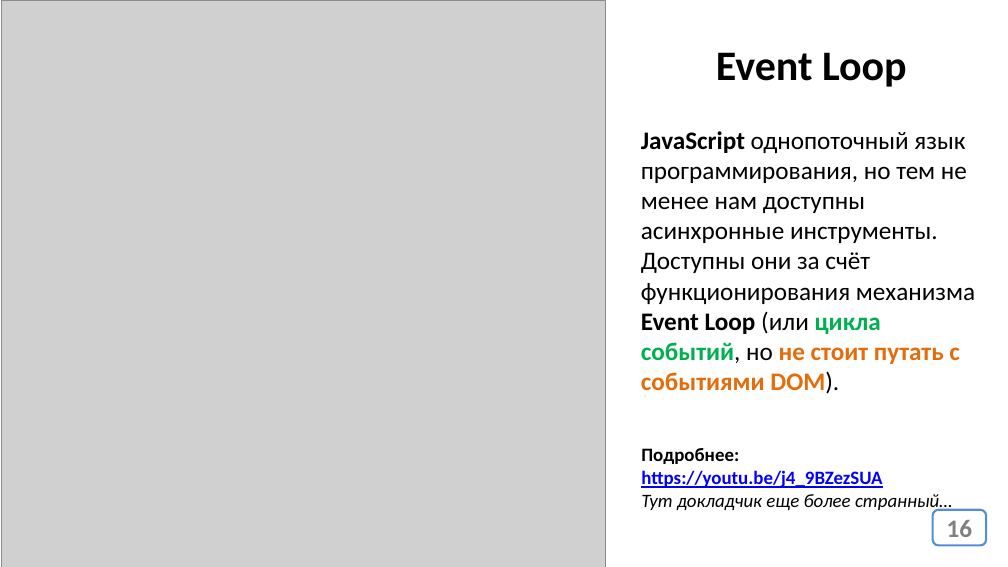
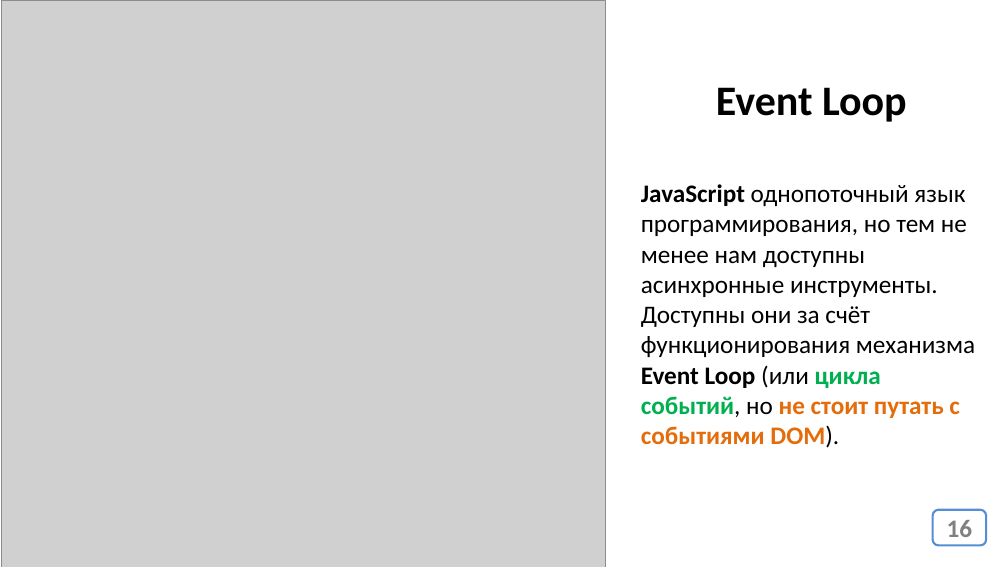
Before and after one commit to js-14-ort-dnipro/lesson02, a slide deck: slide 16 of lesson02.pptx. Drawn at 1008x567 pixels with LibreOffice and Linux fonts; fonts in the diff are those of the drawing; grey boxes stand for pictures. Boxes give left, top, right and bottom in pixels: in the first picture for what was removed or moved away, otherwise in the second. Text is boxed around its words. In the diff, an @@ line names an element or a change of style, - is before the commit and + after.

```diff
--- a/lesson02.pptx
+++ b/lesson02.pptx
@@ title "Event Loop": place and size @@
-title "Event Loop" at (716, 52, 907, 87)
+title "Event Loop" at (716, 87, 907, 122)
@@ text "JavaScript однопоточный язык программирования, но ...": place and size @@
-text "JavaScript однопоточный язык программирования, но ..." at (641, 131, 975, 394)
+text "JavaScript однопоточный язык программирования, но ..." at (641, 184, 975, 448)
@@ text removed at (641, 448, 952, 512) @@
-Подробнее: https://youtu.be/j4_9BZezSUA
-Тут докладчик еще более странный…
```
Also in this commit, not shown: 3 other slides changed, 1 other file.
